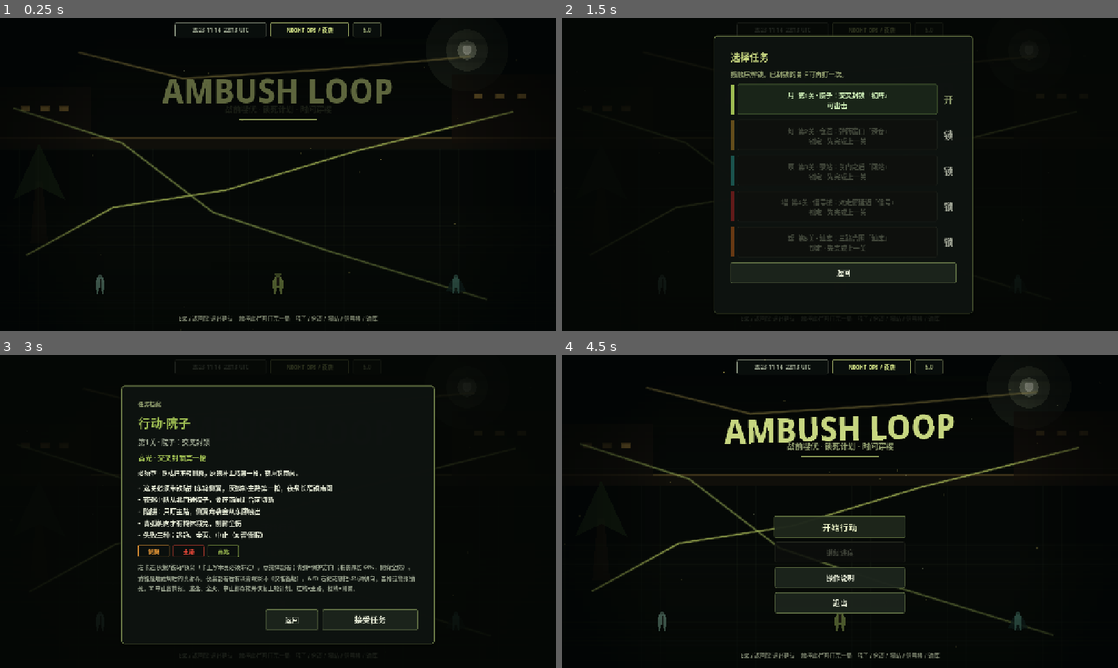
Above: before the commit, frames 1-4 (two rows, left to right).
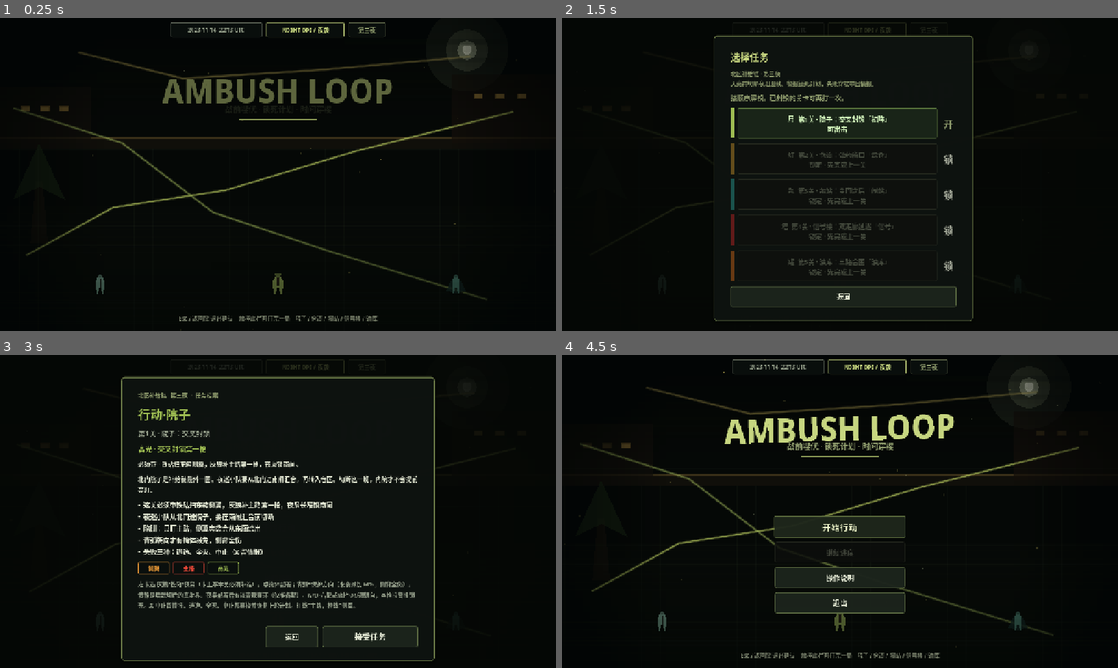
Above: after the commit, the same moments.

Repository: hailinsu-create/new
Game: Godot game, scene res://scenes/title.tscn
Two runs of this game, one before a commit and one after it. Both use one fixed random seed, a clock stepped at 60 frames per second and the inputs below.
Inputs:
- Up to frame 1 (0.25 s): no input
- Up to frame 2 (1.5 s): click "开始行动" at 0.5 s; click "开始行动" at 1.25 s
- Up to frame 3 (3 s): click "操作说明" at 2 s; click "月 第1关 · 院子：交叉封锁 「初阵」 可出击" at 2.75 s
- Up to frame 4 (4.5 s): click "返回" at 3.5 s; click "返回" at 4.25 s

The runs differ from the first frame. In frame 1, 0.4% of the frame differs, in the area x 30-70%, y 1-6%; in frame 2, 5.2%; in frame 3, 11%, in the area x 21-79%, y 1-98%; in frame 4, 0.4%.

Commit message:
feat(world): campaign frame, briefing situation, fail chatter
Five missions now carry a north-compound night: briefing situation
paragraphs, recovered radio chatter on fail, and a campaign beat on
win. Title dossier and mission select show 北区补给链 · 第三夜.
Existing routes, damage, and unlock order are unchanged.

Co-authored-by: hailinsu-create <hailinsu-create@users.noreply.github.com>

Diff:
--- a/ambush_loop/scripts/level/level_def.gd
+++ b/ambush_loop/scripts/level/level_def.gd
@@ -35,6 +35,35 @@
 var role_why: Dictionary = {} # rifle / mg / scout -> 本关短评
 ## Fail-loop "change one thing" sentence. Presentation only.
 var fix_one: String = ""
+## World paragraph for the briefing dossier. Copy only — not a mechanic.
+var situation: String = ""
+## Recovered radio chatter shown after a fail. Copy only.
+var intel_chatter: Array = []
+## Win debrief campaign beat. Copy only.
+var campaign_beat: String = ""
+
+
+static func campaign_frame() -> String:
+	return "北区补给链 · 第三夜"
+
+
+static func campaign_kicker() -> String:
+	return "天亮前切断夜班巡线。警报锁死计划，失败穿梭带回情报。"
+
+
+static func chatter_for(id: String, reason: String = "") -> String:
+	var def: LevelDef = by_id(id)
+	if def.intel_chatter.is_empty():
+		return ""
+	var idx := 0
+	match str(reason):
+		"wipe":
+			idx = mini(1, def.intel_chatter.size() - 1)
+		"abort":
+			idx = mini(2, def.intel_chatter.size() - 1)
+		_:
+			idx = 0
+	return str(def.intel_chatter[idx]).strip_edges()
 
 
 static func catalog() -> Array:
@@ -187,6 +216,13 @@
 	}
 	l.fix_one = "改一处就能赢：把铁砧转到东箱扫橙线侧翼，灰狼继续锁主路。"
 	l.spawn_teaching = ["陷阱路线：橙线侧翼从东廊随后到 — 只锁红线主路会漏。必须带铁砧扫东箱。"]
+	l.situation = "北门院子是补给链最外一圈。夜巡小队要从北门进南闸汇合，再转入仓区。切断这一班，内院才不会提前亮灯。"
+	l.intel_chatter = [
+		"北门呼叫：南闸还亮着。侧翼已从东廊出去。",
+		"院子对讲：有人还在打。巡卫没回来。",
+		"北门：行动中止。夜班改走备用时间。",
+	]
+	l.campaign_beat = "院子已静。仓道的夜班还不知道外圈断了。"
 	return l
 
 
@@ -239,6 +275,13 @@
 	}
 	l.fix_one = "改一处就能赢：F 入伏再打，G 把弹包给铁砧，别在仓口见敌就打。"
 	l.spawn_teaching = ["陷阱路线：过早开火打空弹药，橙线侧翼从东廊漏出。弹包给铁砧。"]
+	l.situation = "仓道是夜班搬运队的弹药窗。货架挡住对射，东廊还堆着他们自己的油桶。过早开火会把弹打空，侧翼就从爆心外漏。"
+	l.intel_chatter = [
+		"仓班：有人提前开枪。东廊油桶还在，侧翼已绕出。",
+		"装卸口：搬运队还在还击。弹窗已经乱了。",
+		"仓班：中止。油桶留给下一班。",
+	]
+	l.campaign_beat = "仓道熄灯。泵站的阀还在转，水还在往油库压。"
 	return l
 
 
@@ -295,6 +338,13 @@
 	}
 	l.fix_one = "改一处就能赢：锁门后把青弧转向西侧紫备用接近，夜枭锁出水口。"
 	l.spawn_teaching = ["陷阱路线：锁门后橙线在决策格改走西侧紫备用接近。夜枭锁出水口。"]
+	l.situation = "泵站给油库压水。夜班要过东廊阀门；锁门不是把他们关没，是逼他们在决策格改走西侧备用管廊。"
+	l.intel_chatter = [
+		"阀廊：东门关上了。改走西管。出水口还没人守。",
+		"泵房：有交火。备用接近还通。",
+		"泵站：中止。阀门保持夜班状态。",
+	]
+	l.campaign_beat = "泵停了。信号楼还在调度西廊和东廊的巡轨。"
 	return l
 
 
@@ -346,6 +396,13 @@
 	}
 	l.fix_one = "改一处就能赢：铁砧朝北等 3.8 秒东廊，别把弹药堆在南闸。"
 	l.spawn_teaching = ["东廊奔袭晚 3.8 秒才折下 — 南闸堆人会先被西廊打空弹药。铁砧朝北等。"]
+	l.situation = "信号楼把西廊巡轨和东廊检修错开。东廊那班晚 3.8 秒才折下来——他们以为灯塔还亮着，南闸可以一起汇合。"
+	l.intel_chatter = [
+		"信号楼：西廊先到，东廊还在北过道。南闸弹药已经空了。",
+		"巡轨：塔下有交火。东廊仍按 3.8 走。",
+		"信号楼：中止。时刻表不改。",
+	]
+	l.campaign_beat = "双廊切断。油库的三路夜班还按旧表走。"
 	return l
 
 
@@ -400,4 +457,11 @@
 	}
 	l.fix_one = "改一处就能赢：Tab 绊索铺在西暗道（7,11），等 2.2 秒影探自己踩上。"
 	l.spawn_teaching = ["西暗道影探晚 2.2 秒 — 先到的主路/东廊会打空南闸，绊索封暗道。"]
+	l.situation = "油库是这条链的心脏。巡卫走主路，奔袭走东廊，影探晚 2.2 秒钻西夹缝。中间油罐挡住对射，三人锁不住三条——绊索才是第四人。"
+	l.intel_chatter = [
+		"油库：西暗道没人守。影探已从夹缝南下。",
+		"罐区：南闸还在打。西墙有人。",
+		"油库：中止。油罐灯还亮。",
+	]
+	l.campaign_beat = "油库熄火。电台还能把下一班叫回来——灯塔还在扫。"
 	return l
--- a/ambush_loop/scripts/main.gd
+++ b/ambush_loop/scripts/main.gd
@@ -4749,6 +4749,11 @@
 		extra += "%s\n" % fix
 	if hook != "":
 		extra += "%s\n" % hook
+	var chatter := ""
+	if level != null:
+		chatter = str(LevelDef.chatter_for(level.level_id, fail_reason)).strip_edges()
+	if chatter != "":
+		extra += "截获 · %s\n" % chatter
 	result_label.text = "第 %d 世失败（%s）。\n%s\n%s\n%s%s%s\n%s\n穿梭后恢复上轮计划，满血满弹。\n%s\n\n—— 事件摘要（点击右侧日志定位）——\n%s" % [
 		loop_index,
 		reason_zh,
@@ -4800,8 +4805,12 @@
 			star = "\n★ 完美院子：零逃逸"
 		var hook := str(PayoffCopy.highlight_result_line(level, battle_log, true))
 		var hook_block := ("\n%s" % hook) if hook != "" else ""
-		result_label.text = "任务完成。\n%s\n本关用了 %d 世。\n%s\n%s%s%s\n\n—— 关键事件 ——\n%s" % [
-			unlock, loop_index, epitaph, shot, hook_block, star, "\n".join(lines)
+		var beat := ""
+		if level != null:
+			beat = str(level.campaign_beat).strip_edges()
+		var beat_block := ("\n%s" % beat) if beat != "" else ""
+		result_label.text = "任务完成。\n%s\n本关用了 %d 世。\n%s\n%s%s%s%s\n\n—— 关键事件 ——\n%s" % [
+			unlock, loop_index, epitaph, shot, hook_block, beat_block, star, "\n".join(lines)
 		]
 		continue_button.text = "下一关"
 	else:
@@ -4812,8 +4821,12 @@
 			last_star = "\n★ 完美院子：零逃逸"
 		var last_hook := str(PayoffCopy.highlight_result_line(level, battle_log, true))
 		var last_hook_block := ("\n%s" % last_hook) if last_hook != "" else ""
-		result_label.text = "全部关卡封锁完成。\n本关用了 %d 世。\n%s\n%s%s%s\n\n—— 关键事件 ——\n%s" % [
-			loop_index, epitaph, shot, last_hook_block, last_star, "\n".join(lines)
+		var last_beat := ""
+		if level != null:
+			last_beat = str(level.campaign_beat).strip_edges()
+		var last_beat_block := ("\n%s" % last_beat) if last_beat != "" else ""
+		result_label.text = "全部关卡封锁完成。\n本关用了 %d 世。\n%s\n%s%s%s%s\n\n—— 关键事件 ——\n%s" % [
+			loop_index, epitaph, shot, last_hook_block, last_beat_block, last_star, "\n".join(lines)
 		]
 		continue_button.text = "查看致谢"
 		_campaign_complete = true
--- a/ambush_loop/scripts/smoke_test.gd
+++ b/ambush_loop/scripts/smoke_test.gd
@@ -166,6 +166,11 @@
 				quit(61)
 				return
 			print("SMOKE_OK_FIX_ONE")
+			if leak_line_txt.find("截获") < 0 or leak_line_txt.find("北门") < 0:
+				push_error("SMOKE_NO_CHATTER_FAIL %s" % leak_line_txt)
+				quit(61)
+				return
+			print("SMOKE_OK_CHATTER")
 			if main.intel.records.is_empty():
 				push_error("SMOKE_NO_LEAKER_RECORD")
 				quit(56)
@@ -406,6 +411,10 @@
 				return
 			if str(main.result_label.text).find("交叉封锁") < 0:
 				push_error("SMOKE_NO_YARD_HOOK %s" % main.result_label.text)
+				quit(61)
+				return
+			if str(main.result_label.text).find("仓道") < 0:
+				push_error("SMOKE_NO_YARD_BEAT %s" % main.result_label.text)
 				quit(61)
 				return
 			print("SMOKE_OK_PRESENTATION stats=", main.result_stats_block_text().replace("\n", " | "))
@@ -2976,6 +2985,18 @@
 			push_error("SMOKE_NO_MUST_BRING %s" % lid)
 			quit(61)
 			return false
+		if str(def.situation).strip_edges() == "":
+			push_error("SMOKE_NO_SITUATION %s" % lid)
+			quit(61)
+			return false
+		if def.intel_chatter.is_empty():
+			push_error("SMOKE_NO_CHATTER %s" % lid)
+			quit(61)
+			return false
+		if str(def.campaign_beat).strip_edges() == "":
+			push_error("SMOKE_NO_CAMPAIGN_BEAT %s" % lid)
+			quit(61)
+			return false
 		if str(def.fix_one).find("改一处") < 0:
 			push_error("SMOKE_NO_FIX_ONE_COPY %s" % lid)
 			quit(61)
@@ -3178,6 +3199,11 @@
 		inst.free()
 		quit(54)
 		return false
+	if not inst.has_method("briefing_situation_text") or str(inst.briefing_situation_text()).find("北门") < 0:
+		push_error("SMOKE_NO_SITUATION_BRIEF %s" % (inst.briefing_situation_text() if inst.has_method("briefing_situation_text") else "no_api"))
+		inst.free()
+		quit(54)
+		return false
 	if not inst.has_method("mission_row_accent_exists") or not bool(inst.mission_row_accent_exists()):
 		push_error("SMOKE_NO_MISSION_ACCENT")
 		inst.free()
--- a/ambush_loop/scripts/title.gd
+++ b/ambush_loop/scripts/title.gd
@@ -47,6 +47,7 @@
 var _brief_chips: HBoxContainer
 var _brief_hook: Label
 var _brief_must: Label
+var _brief_sit: Label
 var _brief_go: Button
 var _howto: CanvasLayer
 var _mission: CanvasLayer
@@ -116,6 +117,12 @@
 	if _brief_codename == null:
 		return ""
 	return str(_brief_codename.text)
+
+
+func briefing_situation_text() -> String:
+	if _brief_sit == null:
+		return ""
+	return str(_brief_sit.text)
 
 
 func mission_row_accent_exists() -> bool:
@@ -386,6 +393,10 @@
 		var must := str(def.must_bring).strip_edges()
 		_brief_must.visible = must != ""
 		_brief_must.text = "必须带 · %s" % must if must != "" else ""
+	if _brief_sit:
+		var sit := str(def.situation).strip_edges()
+		_brief_sit.visible = sit != ""
+		_brief_sit.text = sit
 	_fill_teach_bullets(def.teaching)
 	_brief_body.text = def.tutorial
 	_fill_route_chips(def)
@@ -478,11 +489,11 @@
 
 
 func _build_briefing() -> void:
-	var ui := _modal_panel(20, 720.0, 580.0)
+	var ui := _modal_panel(20, 720.0, 620.0)
 	_brief = ui["root"]
 	var box: VBoxContainer = ui["box"]
 	var kicker := Label.new()
-	kicker.text = "任务档案"
+	kicker.text = "%s  ·  任务档案" % LevelDef.campaign_frame()
 	kicker.add_theme_color_override("font_color", NightOps.OLIVE_DIM)
 	kicker.add_theme_font_size_override("font_size", 13)
 	box.add_child(kicker)
@@ -511,6 +522,13 @@
 	_brief_must.add_theme_color_override("font_color", NightOps.TEXT)
 	_brief_must.autowrap_mode = TextServer.AUTOWRAP_WORD_SMART
 	box.add_child(_brief_must)
+	_brief_sit = Label.new()
+	_brief_sit.name = "Situation"
+	_brief_sit.add_theme_font_size_override("font_size", 14)
+	_brief_sit.add_theme_color_override("font_color", NightOps.TEXT)
+	_brief_sit.autowrap_mode = TextServer.AUTOWRAP_WORD_SMART
+	_brief_sit.custom_minimum_size = Vector2(640, 0)
+	box.add_child(_brief_sit)
 	_brief_teach = VBoxContainer.new()
 	_brief_teach.name = "TeachBullets"
 	_brief_teach.add_theme_constant_override("separation", 4)
@@ -577,6 +595,13 @@
 	t.add_theme_font_size_override("font_size", 22)
 	t.add_theme_color_override("font_color", NightOps.OLIVE_HI)
 	_mission_box.add_child(t)
+	var frame := Label.new()
+	frame.name = "CampaignFrame"
+	frame.text = "%s\n%s" % [LevelDef.campaign_frame(), LevelDef.campaign_kicker()]
+	frame.add_theme_color_override("font_color", NightOps.OLIVE_DIM)
+	frame.add_theme_font_size_override("font_size", 13)
+	frame.autowrap_mode = TextServer.AUTOWRAP_WORD_SMART
+	_mission_box.add_child(frame)
 	var hint := Label.new()
 	hint.text = "按顺序解锁。已封锁的关卡可再打一次。"
 	hint.add_theme_color_override("font_color", NightOps.OLIVE_DIM)
@@ -681,7 +706,7 @@
 	_ops_stamp = row
 	row.add_child(_stamp_chip("StampDate", _ops_stamp_text(), NightOps.MUTED, Vector2(210, 28)))
 	row.add_child(_stamp_chip("NightOpsBadge", "NIGHT OPS / 夜袭", NightOps.OLIVE_HI, Vector2(180, 28)))
-	row.add_child(_stamp_chip("VersionChip", "5.0", NightOps.OLIVE_DIM, Vector2(64, 28)))
+	row.add_child(_stamp_chip("CampaignChip", "第三夜", NightOps.OLIVE_DIM, Vector2(84, 28)))
 
 
 func _ops_stamp_text() -> String:
